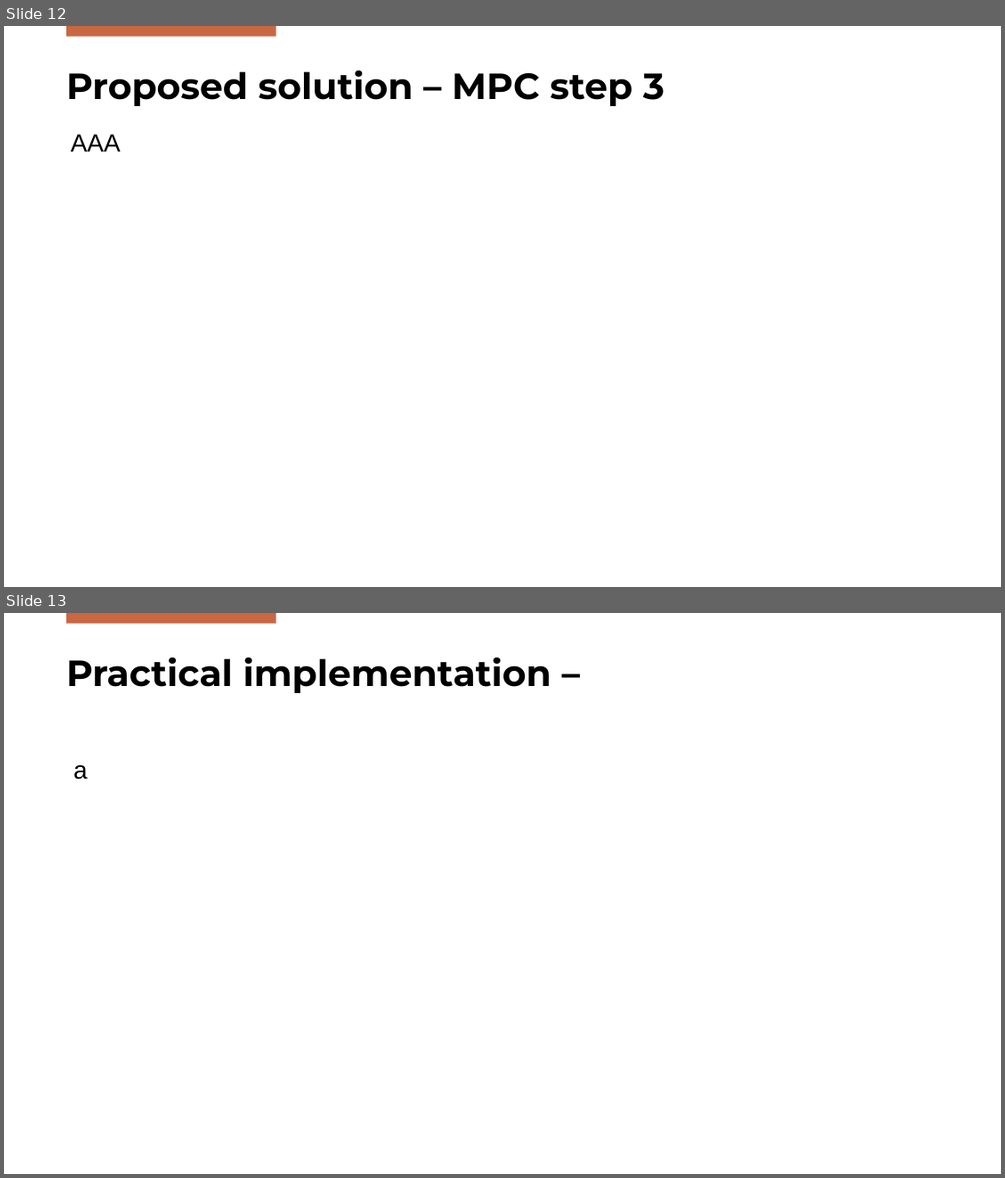
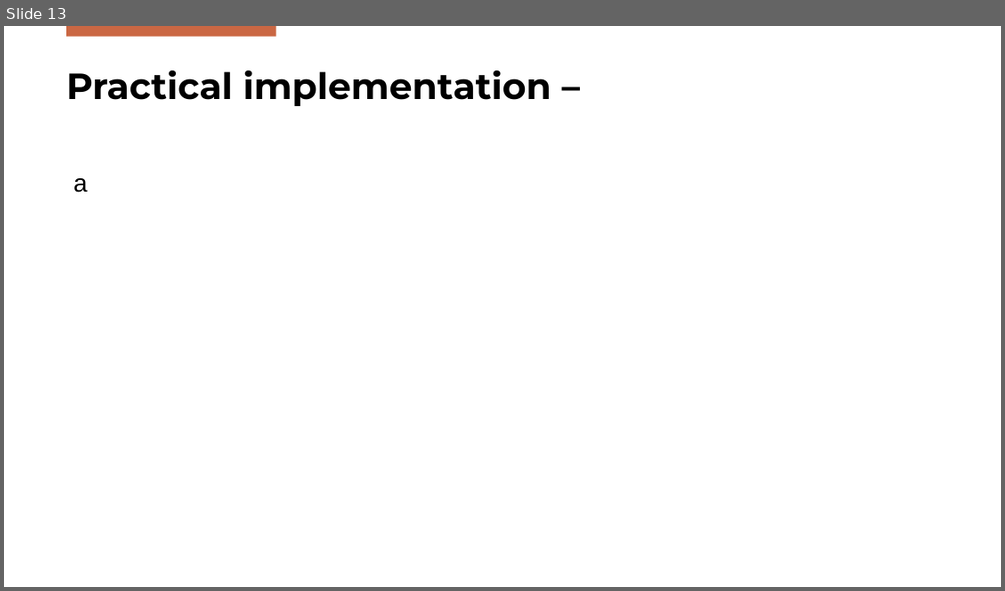
Before and after one commit to Gabriele-Mazzoleni/Progetto_ALES_aa_2025_2026, a slide deck: SPC_Presentation.pptx. Shown one above the other, each under a label of ours: slides 12 and 13 before the commit, slide 13 after it. The pictures are 1005x1178 and 1005x591 pixels, drawn with LibreOffice and Linux fonts; fonts in the diff are those of the drawing; background and template pictures are left out. Boxes give left, top, right and bottom in pixels: in the first picture for what was removed or moved away, otherwise in the second. Text is boxed around its words. In the diff, an @@ line names an element or a change of style, - is before the commit and + after.

Commit message:
Completed "proposed solution" part of presentation

```diff
--- a/SPC_Presentation.pptx
+++ b/SPC_Presentation.pptx
@@ slide 12 removed at (4,26,1001,587), background #FFFFFF; not listed: 1 template element that a slide beside it also shows @@
@@ title removed at (66,70,664,106) @@
-Proposed solution – MPC step 3
@@ text removed at (71,134,121,151) @@
-AAA
```
Also in this commit, not shown: 3 slides changed, 1 slide added, 1 other file.
